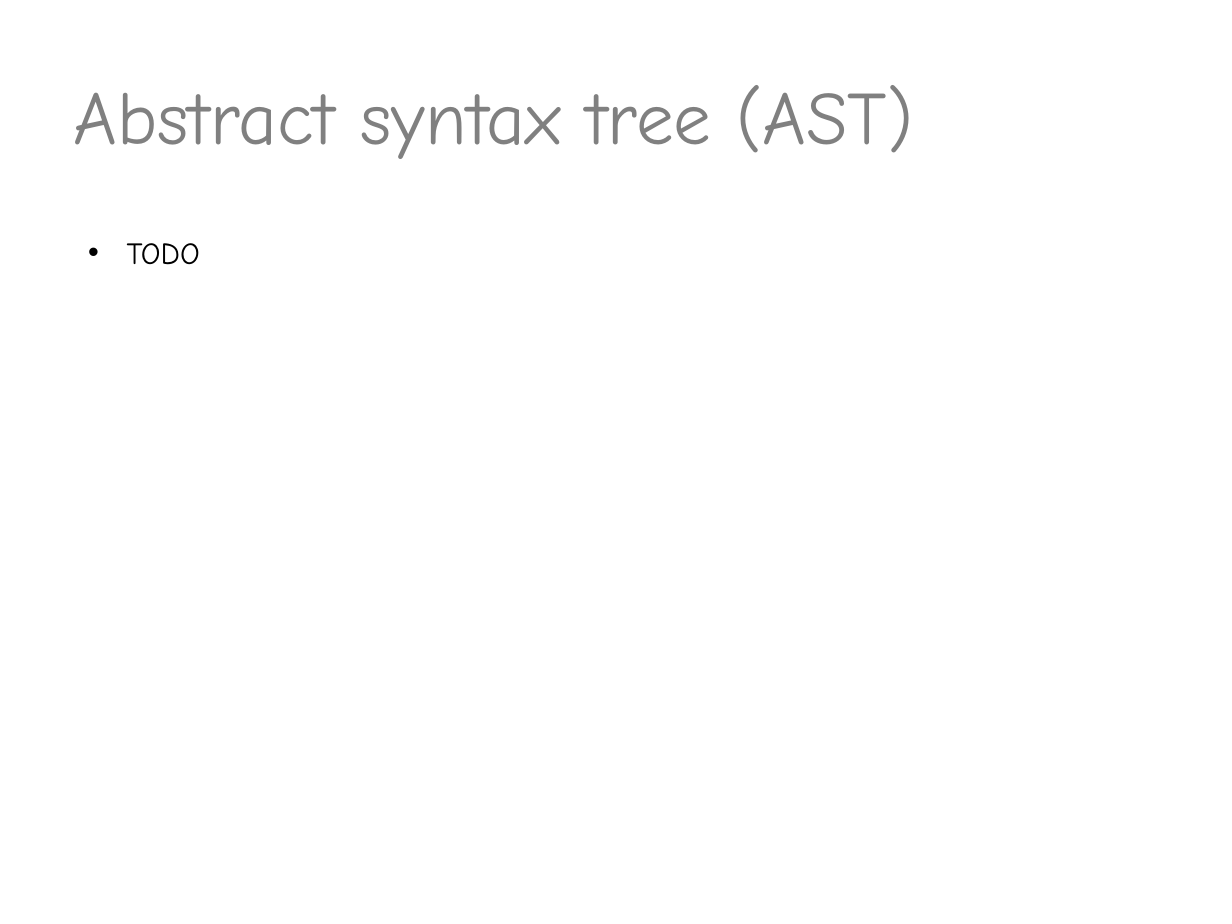
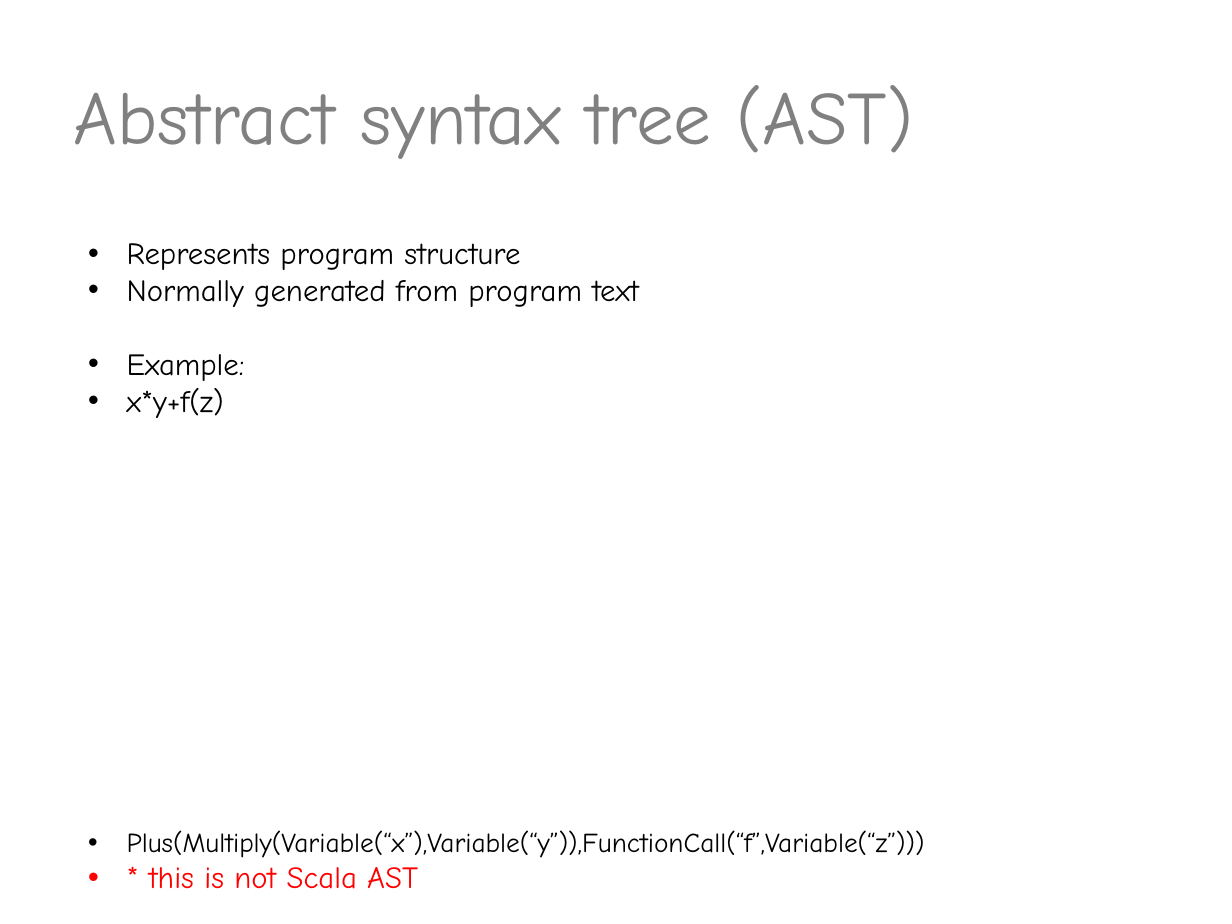
Before and after one commit to valdisxp1/scala-metaprograming-fun, a slide deck: slide 5 of Scala_metaprogramming.pptx. Drawn at 1232x924 pixels with LibreOffice and Linux fonts; fonts in the diff are those of the drawing. Boxes give left, top, right and bottom in pixels: in the first picture for what was removed or moved away, otherwise in the second. Text is boxed around its words. In the diff, an @@ line names an element or a change of style, - is before the commit and + after.

```diff
--- a/Scala_metaprogramming.pptx
+++ b/Scala_metaprogramming.pptx
@@ text removed at (127,243,200,265) @@
-• TODO
@@ text added at (127,243,925,889), 18 pt, text #000000 @@
+• Represents program structure
+• Normally generated from program text
+• Example:
+• x*y+f(z)
+• Plus(Multiply(Variable(“x”),Variable(“y”)),FunctionCall(“f”,Variable(“z”)))
+• * this is not Scala AST
```
Also in this commit, not shown: 3 other slides changed.
